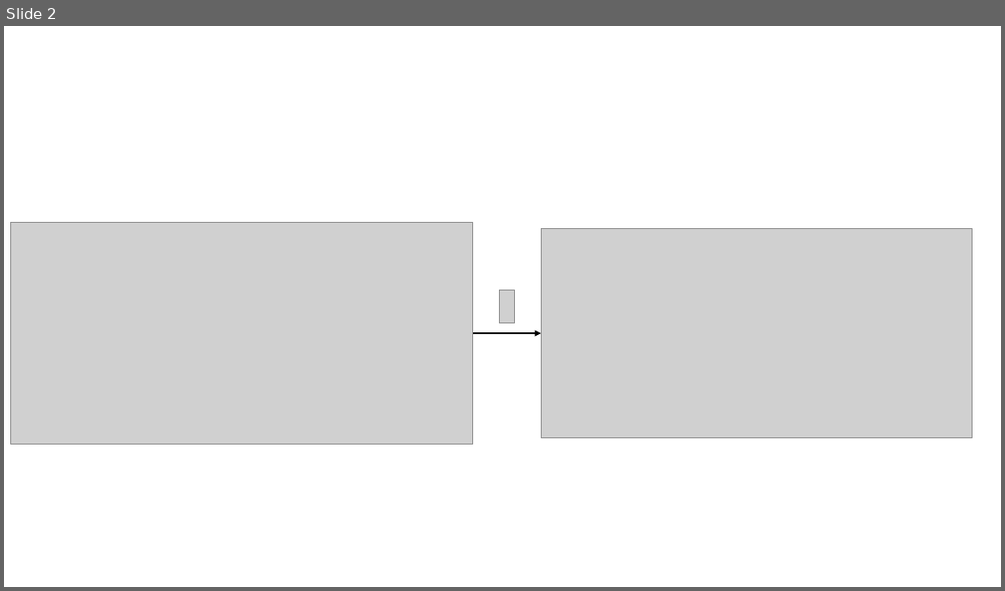
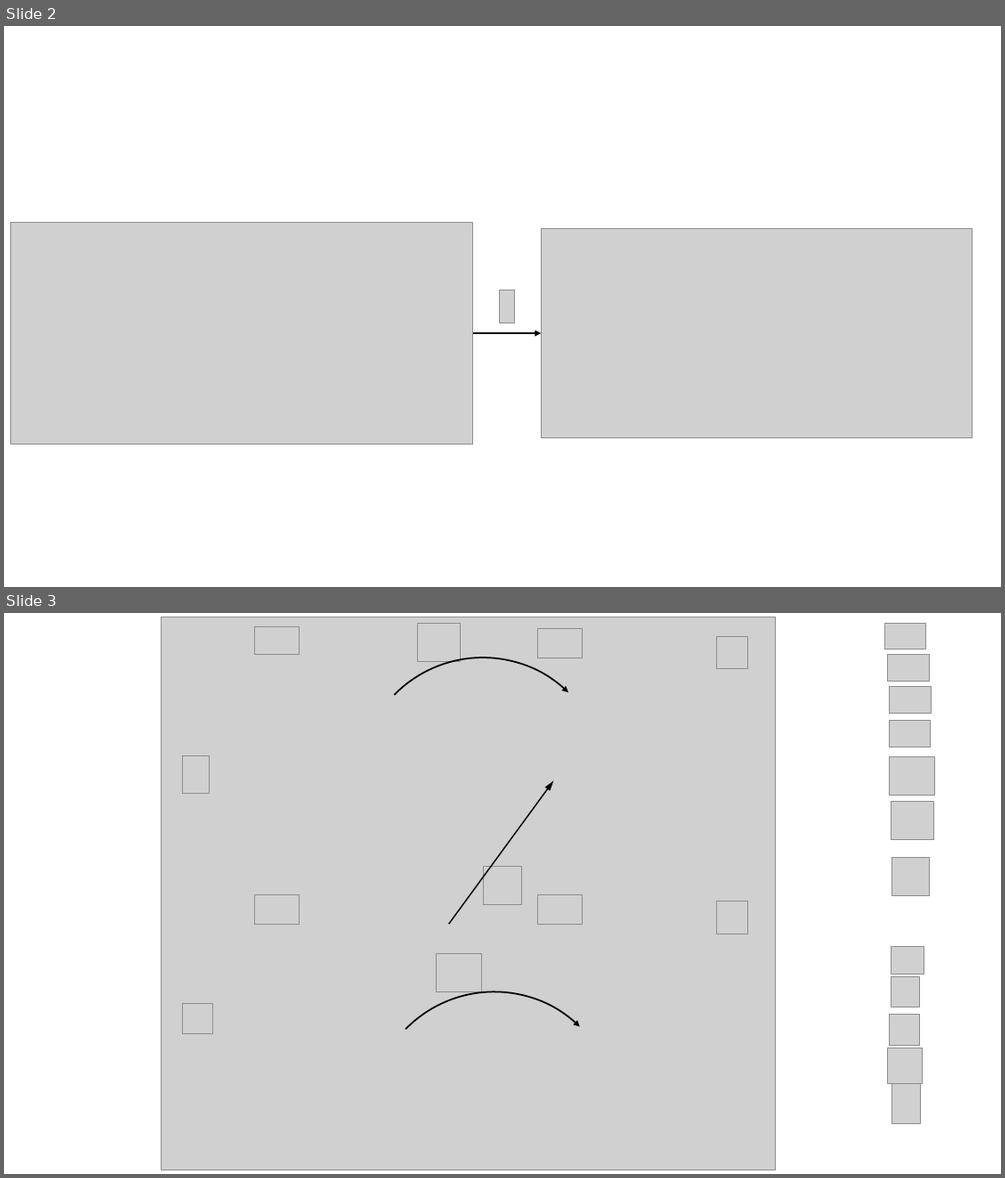
Before and after one commit to r-isachenko/PhDThesis, a slide deck: pres/figs.pptx. Shown one above the other, each under a label of ours: slide 2 before the commit, slides 2 and 3 after it. The pictures are 1005x591 and 1005x1178 pixels, drawn with LibreOffice and Linux fonts; fonts in the diff are those of the drawing; grey boxes stand for pictures. Boxes give left, top, right and bottom in pixels: in the first picture for what was removed or moved away, otherwise in the second. Text is boxed around its words. In the diff, an @@ line names an element or a change of style, - is before the commit and + after.

```diff
--- a/pres/figs.pptx
+++ b/pres/figs.pptx
@@ slide 3 added at box(4, 613, 1001, 1174), background #FFFFFF @@
@@ picture added at box(161, 617, 776, 1170) @@
@@ picture added at box(254, 626, 299, 653) @@
@@ arc (boxed as its full ellipse) added at box(308, 613, 656, 955), outline #000000 1.5 pt @@
@@ picture added at box(417, 624, 460, 662) @@
@@ picture added at box(538, 629, 582, 657) @@
@@ picture added at box(717, 636, 748, 668) @@
@@ picture added at box(885, 624, 927, 649) @@
@@ picture added at box(888, 654, 930, 681) @@
@@ picture added at box(890, 686, 931, 714) @@
@@ picture added at box(890, 720, 930, 747) @@
@@ picture added at box(183, 755, 210, 793) @@
@@ picture added at box(890, 757, 935, 795) @@
@@ arrow added from (449, 925) to (554, 780), #000000 1.25 pt @@
@@ picture added at box(890, 801, 933, 839) @@
@@ picture added at box(484, 867, 521, 905) @@
@@ picture added at box(891, 857, 930, 895) @@
@@ picture added at box(254, 895, 299, 925) @@
@@ picture added at box(538, 895, 582, 925) @@
@@ picture added at box(717, 900, 748, 933) @@
@@ arc (boxed as its full ellipse) added at box(319, 941, 668, 1174), outline #000000 1.5 pt @@
@@ picture added at box(437, 953, 482, 991) @@
@@ picture added at box(891, 947, 924, 974) @@
@@ picture added at box(890, 976, 920, 1007) @@
@@ picture added at box(183, 1004, 212, 1034) @@
@@ picture added at box(890, 1014, 919, 1046) @@
@@ picture added at box(888, 1047, 922, 1083) @@
@@ picture added at box(891, 1084, 921, 1124) @@
```
Also in this commit, not shown: 5 other files.
